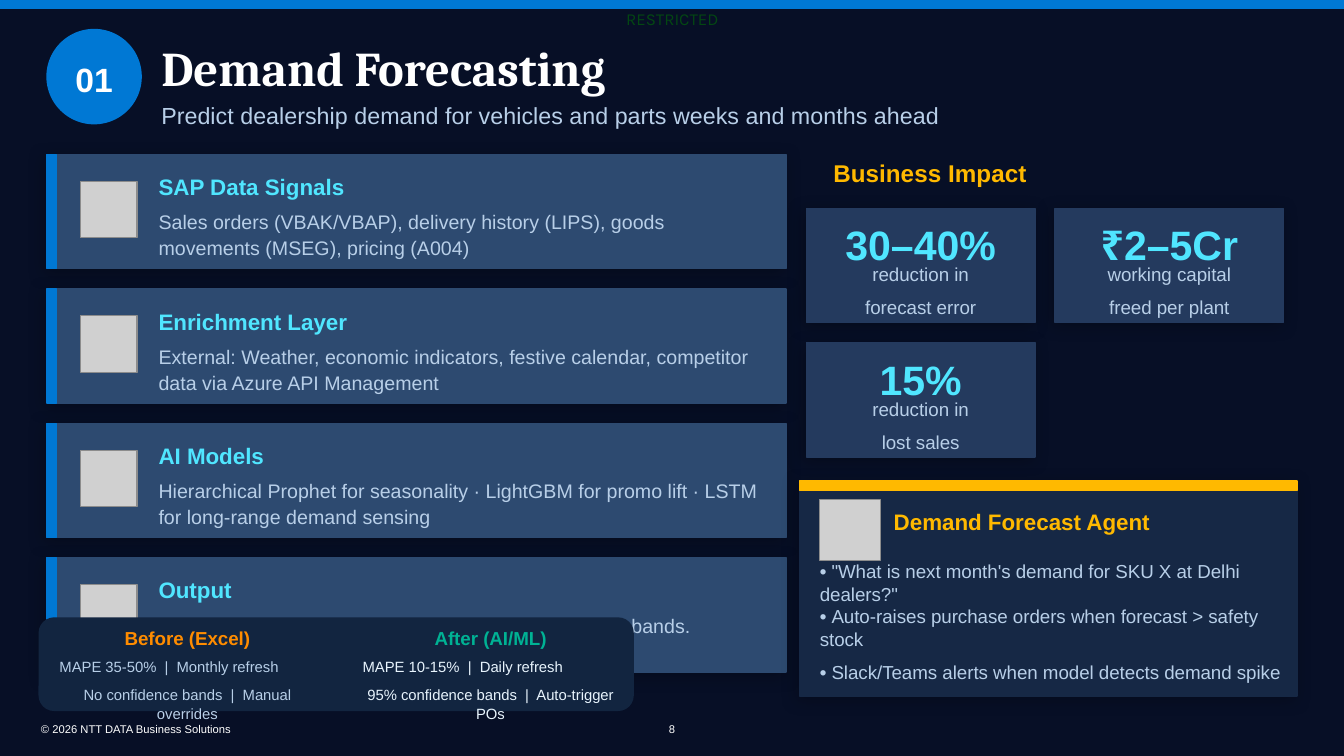
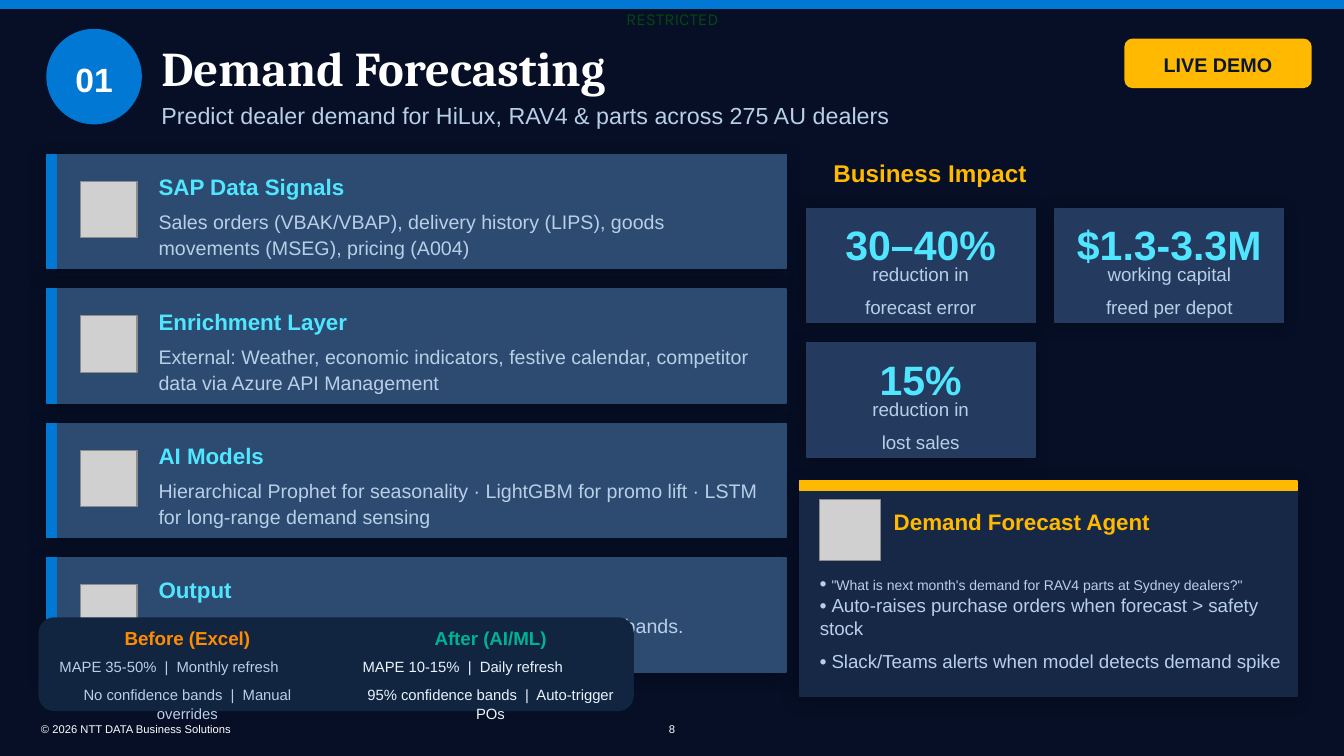
Before and after one commit to bhartiya75/ntt, a slide deck: slide 8 of backend/generated_ppts/NDBS_SAP_Supply_Chain_AI_v2.0.pptx. Drawn at 1344x756 pixels with LibreOffice and Linux fonts; fonts in the diff are those of the drawing; grey boxes stand for pictures; background and template pictures are left out. Boxes give left, top, right and bottom in pixels: in the first picture for what was removed or moved away, otherwise in the second. Text is boxed around its words. In the diff, an @@ line names an element or a change of style, - is before the commit and + after.

```diff
--- a/backend/generated_ppts/NDBS_SAP_Supply_Chain_AI_v2.0.pptx
+++ b/backend/generated_ppts/NDBS_SAP_Supply_Chain_AI_v2.0.pptx
@@ rounded rectangle added at [1124, 38, 1312, 88], fill #FFB900, 14.2 pt, text #0A1628, bold @@
+LIVE DEMO
@@ text at [161, 107, 889, 129]: text changed @@
-Predict dealership demand for vehicles and parts weeks and months ahead
+Predict dealer demand for HiLux, RAV4 & parts across 275 AU dealers
@@ text at [1077, 229, 1262, 269]: text changed @@
-₹2–5Cr
+$1.3-3.3M
@@ text at [1106, 300, 1233, 318]: text changed @@
-freed per plant
+freed per depot
@@ text at [820, 580, 1281, 672]: text changed @@
-• "What is next month's demand for SKU X at Delhi dealers?"
-• Auto-raises purchase orders when forecast > safety stock
-• Slack/Teams alerts when model detects demand spike
+• "What is next month's demand for RAV4 parts at Sydney dealers?"
+• Auto-raises purchase orders when forecast > safety stock
+• Slack/Teams alerts when model detects demand spike
@@ text at [159, 615, 684, 663]: text changed @@
-SKU-level forecast at dealership + region. Confidence bands. Anomaly alerts. Push to SAP MRP via API.
+Part-level forecast at dealer + state level. Confidence bands. Anomaly alerts. Push to SAP MRP via API.
```
Also in this commit, not shown: 13 other slides changed, 1 slide added, 4 other files.
